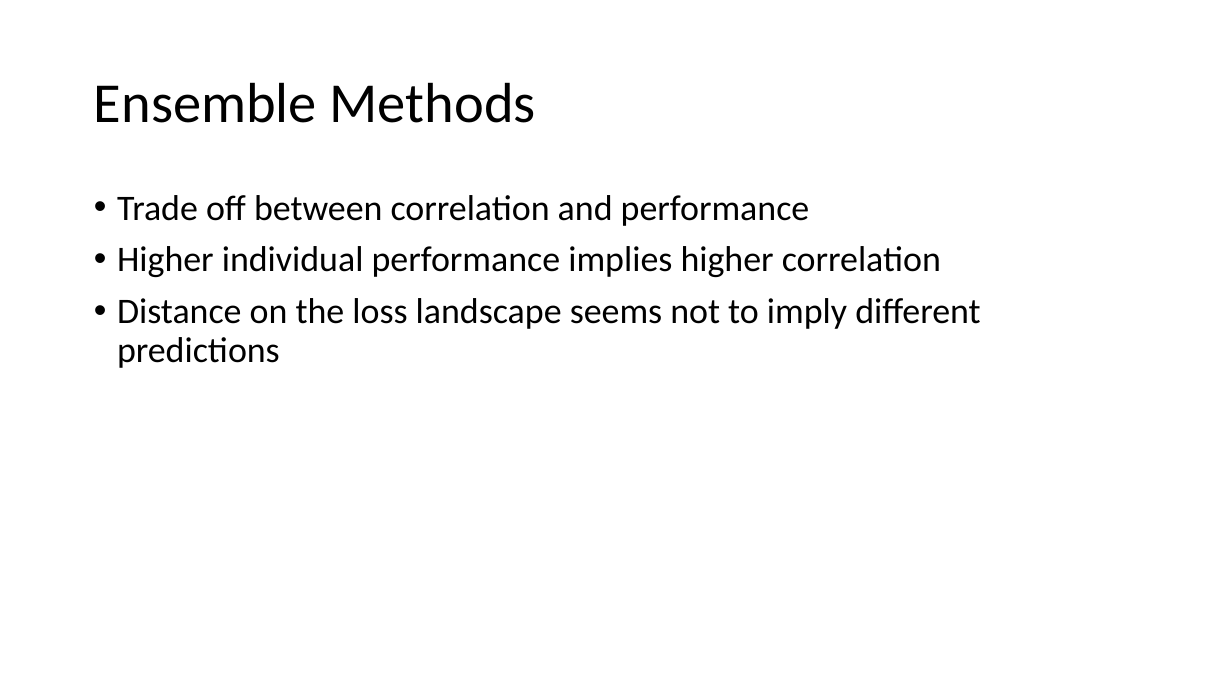
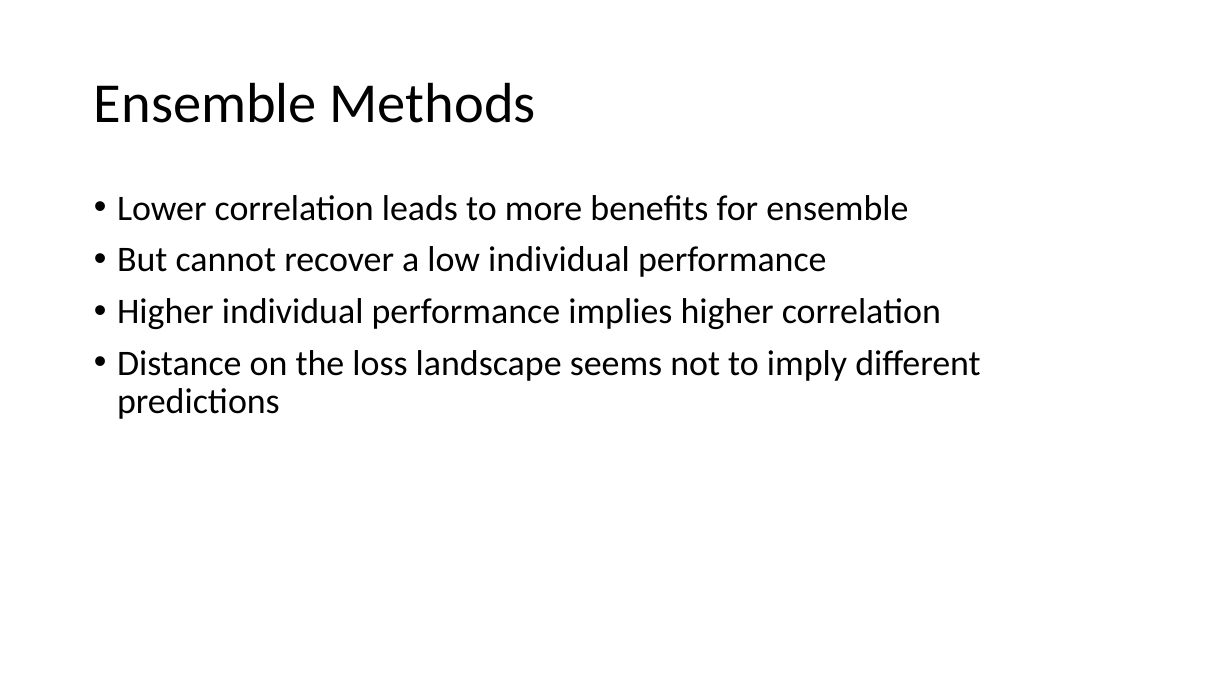
Before and after one commit to philippvb/Bachelorarbeit, a slide deck: slide 38 of presentation/Bachelorthesis_Presentation.odp (slide 39 before the commit). Drawn at 1232x693 pixels with LibreOffice and Linux fonts; fonts in the diff are those of the drawing. Boxes give left, top, right and bottom in pixels: in the first picture for what was removed or moved away, otherwise in the second. Text is boxed around its words. In the diff, an @@ line names an element or a change of style, - is before the commit and + after.

Commit message:
finished presentation

```diff
--- a/presentation/Bachelorthesis_Presentation.odp
+++ b/presentation/Bachelorthesis_Presentation.odp
@@ text at (117,195,908,277): text changed @@
-• Trade off between correlation and performance
+• Lower correlation leads to more benefits for ensemble
+• But cannot recover a low individual performance
```
Also in this commit, not shown: 34 other files.
